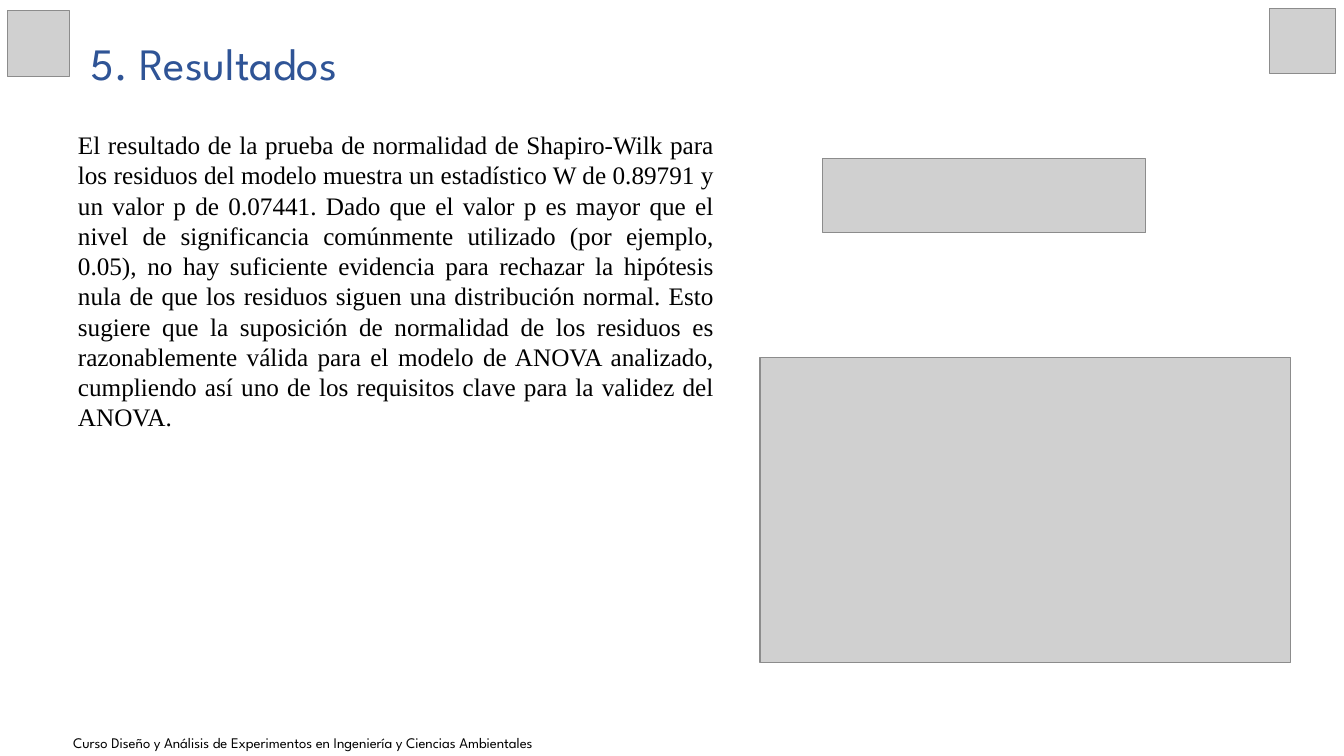
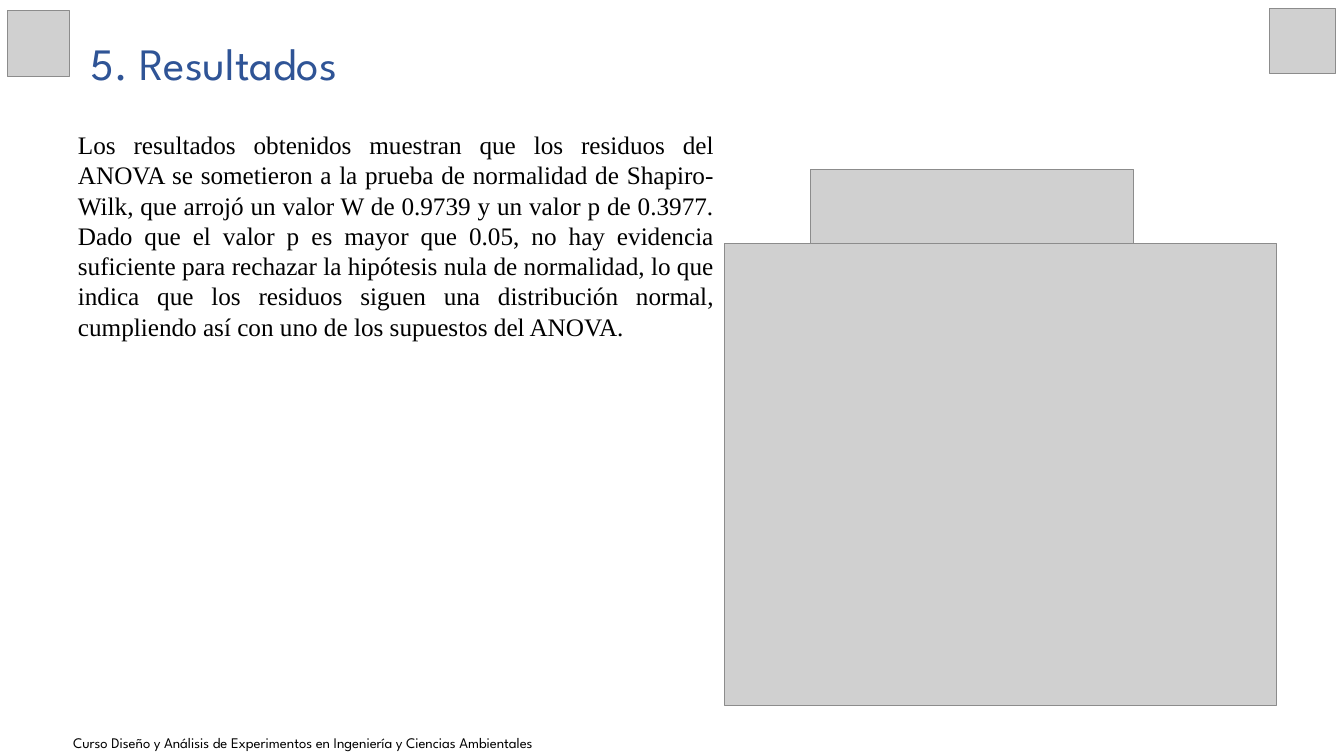
Before and after one commit to JoseZevallosR/Diseno_experimental, a slide deck: slide 8 of tarea4/04_Presentación_A_Estadístico_24_09_2024.pptx. Drawn at 1344x756 pixels with LibreOffice and Linux fonts; fonts in the diff are those of the drawing; grey boxes stand for pictures. Boxes give left, top, right and bottom in pixels: in the first picture for what was removed or moved away, otherwise in the second. Text is boxed around its words. In the diff, an @@ line names an element or a change of style, - is before the commit and + after.

```diff
--- a/tarea4/04_Presentación_A_Estadístico_24_09_2024.pptx
+++ b/tarea4/04_Presentación_A_Estadístico_24_09_2024.pptx
@@ text at <box>78,136,714,342</box>: text changed @@
-El resultado de la prueba de normalidad de Shapiro-Wilk para los residuos del modelo muestra un estadístico W de 0.89791 y un valor p de 0.07441. Dado que el valor p es mayor que el nivel de significancia comúnmente utilizado (por ejemplo, 0.05), no hay suficiente evidencia para rechazar la hipótesis nula de que los residuos siguen una distribución normal. Esto sugiere que la suposición de normalidad de los residuos es razonablemente válida para el modelo de ANOVA analizado, cumpliendo así uno de los requisitos clave para la validez del ANOVA.
+Los resultados obtenidos muestran que los residuos del ANOVA se sometieron a la prueba de normalidad de Shapiro-Wilk, que arrojó un valor W de 0.9739 y un valor p de 0.3977. Dado que el valor p es mayor que 0.05, no hay evidencia suficiente para rechazar la hipótesis nula de normalidad, lo que indica que los residuos siguen una distribución normal, cumpliendo así con uno de los supuestos del ANOVA.
@@ picture: place and size @@
-picture at <box>823,159,1146,234</box>
+picture at <box>811,169,1134,244</box>
@@ picture: place and size @@
-picture at <box>760,357,1292,662</box>
+picture at <box>724,244,1276,706</box>
```
Also in this commit, not shown: 7 other slides changed, 2 other files.
